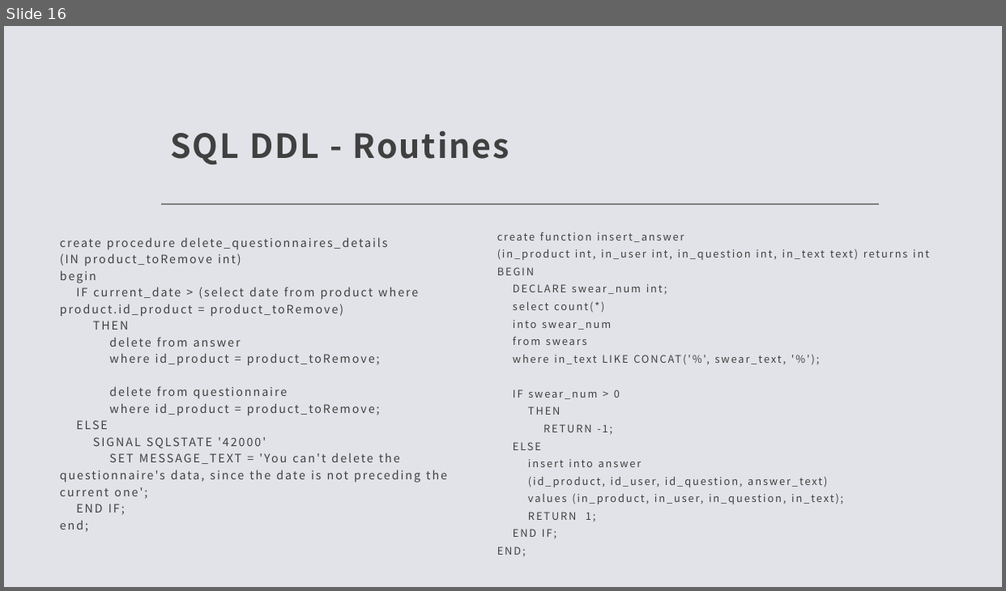
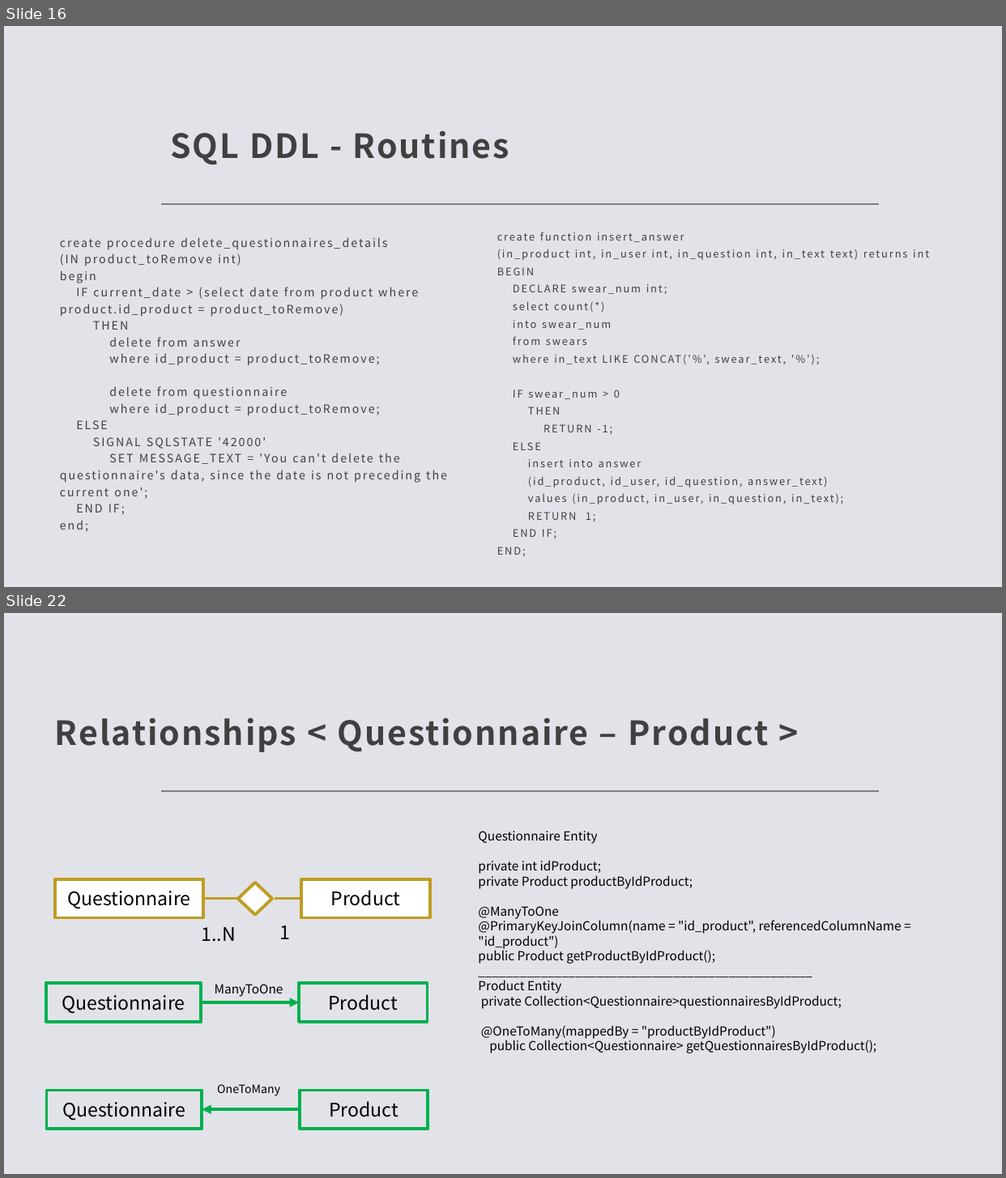
Before and after one commit to FPuoti255/GamifiedMarket, a slide deck: src/main/resources/PPTX/Gamified Market.pptx. Shown one above the other, each under a label of ours: slide 16 before the commit, slides 16 and 22 after it; the slides between them are not shown. The pictures are 1006x591 and 1006x1178 pixels, drawn with LibreOffice and Linux fonts; fonts in the diff are those of the drawing. Boxes give left, top, right and bottom in pixels: in the first picture for what was removed or moved away, otherwise in the second. Text is boxed around its words. In the diff, an @@ line names an element or a change of style, - is before the commit and + after.

```diff
--- a/src/main/resources/PPTX/Gamified Market.pptx
+++ b/src/main/resources/PPTX/Gamified Market.pptx
@@ slide 22 added at <box>4,613,1002,1174</box>, background #E2E3E8; not listed: 1 template element that a slide beside it also shows @@
@@ title added at <box>55,717,768,752</box>, 32 pt, text #404040, bold @@
+Relationships < Questionnaire – Product >
@@ text added at <box>478,831,901,1054</box>, 12 pt, text #000000 @@
+Questionnaire Entity
+private int idProduct;
+private Product productByIdProduct;
+@ManyToOne
+@PrimaryKeyJoinColumn(name = "id_product", referencedColumnName = "id_product")
+public Product getProductByIdProduct();
+________________________________________________
+Product Entity
+private Collection<Questionnaire>questionnairesByIdProduct;
+@OneToMany(mappedBy = "productByIdProduct")
+public Collection<Questionnaire> getQuestionnairesByIdProduct();
@@ rectangle added at <box>55,879,204,918</box>, fill #FFFFFF, outline #BF9D22 3 pt, 18 pt, text #000000 @@
+Questionnaire
@@ rectangle added at <box>301,879,430,918</box>, fill #FFFFFF, outline #BF9D22 3 pt, 18 pt, text #000000 @@
+Product
@@ line added from (238, 899) to (204, 899), #BF9D22 2.25 pt @@
@@ diamond added at <box>238,883,272,915</box>, fill #FFFFFF, outline #BF9D22 3 pt @@
@@ line added from (301, 899) to (275, 899), #BF9D22 2.25 pt @@
@@ text added at <box>201,927,235,941</box>, 18 pt, text #000000 @@
+1..N
@@ text added at <box>279,926,290,939</box>, 18 pt, text #000000 @@
+1
@@ rectangle added at <box>46,983,201,1023</box>, outline #00B050 3 pt, 18 pt, text #000000 @@
+Questionnaire
@@ text added at <box>215,984,283,997</box>, 12 pt, text #000000 @@
+ManyToOne
@@ rectangle added at <box>299,983,428,1023</box>, outline #00B050 3 pt, 18 pt, text #000000 @@
+Product
@@ arrow added from (201, 1003) to (299, 1003), #00B050 3 pt @@
@@ rectangle added at <box>47,1091,202,1130</box>, outline #00B050 3 pt, 18 pt, text #000000 @@
+Questionnaire
@@ text added at <box>217,1084,280,1097</box>, 11 pt, text #000000 @@
+OneToMany
@@ rectangle added at <box>300,1091,428,1130</box>, outline #00B050 3 pt, 18 pt, text #000000 @@
+Product
@@ arrow added from (300, 1110) to (202, 1110), #00B050 3 pt @@
```
Also in this commit, not shown: 4 slides changed, 22 other slides added, 1 other file.
